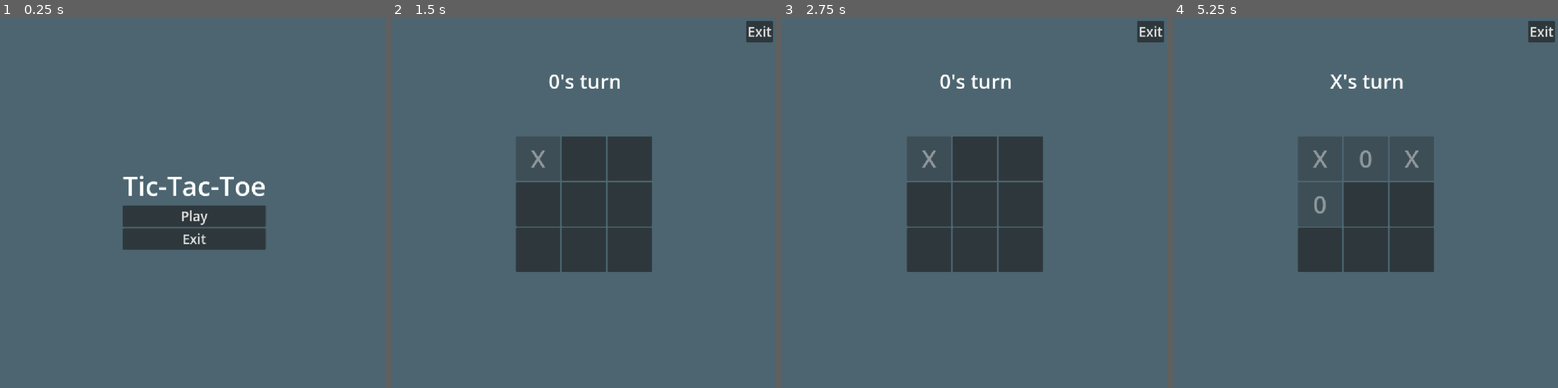
Above: before the commit, frames 1-4 (left to right).
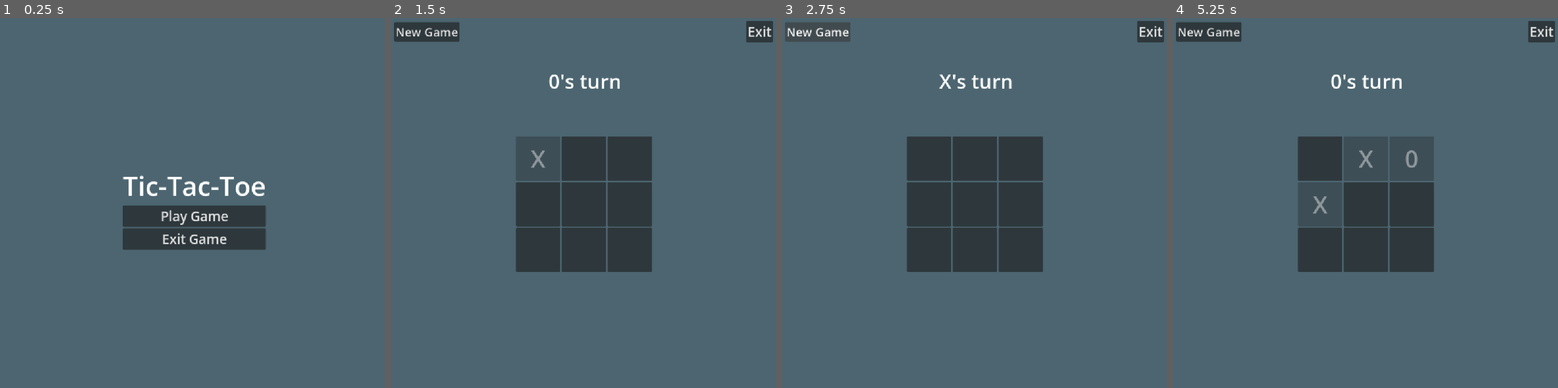
Above: after the commit, the same moments.

Repository: ankit-suman-07/GODOT_TicTacToe
Game: Godot game, scene res://scenes/main_menu.tscn
The game is run twice, just before and just after one commit, with the same random seed, the same clock (stepped at 60 frames per second) and the same inputs.
Inputs (mouse positions are in pixels of both pictures, inside the frame that each line leads up to):
- Up to frame 1 (0.25 s): no input
- Up to frame 2 (1.5 s): click "Play" (after the commit: "Play Game") at 0.5 s; click (537, 158) at 1.25 s
- Up to frame 3 (2.75 s): click (816, 32) at 2 s, where only the run after the commit has a clickable "New Game"
- Up to frame 4 (5.25 s): click (1207, 32) at 2.75 s, where only the run after the commit has a clickable "New Game"; click (1365, 158) at 3.5 s; click (1411, 158) at 4.25 s; click (1319, 203) at 5 s

The runs differ from the first frame. In frame 1, 0.5% of the frame differs, in the area x 41-60%, y 51-62%; in frame 2, 0.9%; in frame 3, 2.5%; in frame 4, 2.8%, in the area x 0-64%, y 1-53%.

Commit message:
Add font credit

Diff:
--- a/scenes/main_game_scene.tscn
+++ b/scenes/main_game_scene.tscn
@@ -144,6 +144,17 @@
 theme_override_font_sizes/font_size = 36
 text = "Exit"
 
+[node name="VBoxContainer3" type="VBoxContainer" parent="." unique_id=2024997112]
+offset_left = 22.0
+offset_top = 34.0
+offset_right = 199.0
+offset_bottom = 87.0
+
+[node name="NewGameBtn" type="Button" parent="VBoxContainer3" unique_id=1709312352]
+layout_mode = 2
+theme_override_font_sizes/font_size = 32
+text = "New Game"
+
 [node name="VBoxContainer2" type="VBoxContainer" parent="." unique_id=1239728750]
 offset_left = 470.0
 offset_top = 960.0
@@ -156,4 +167,5 @@
 text = "Restart"
 
 [connection signal="pressed" from="VBoxContainer/ExitBtn" to="." method="_on_exit_btn_pressed"]
+[connection signal="pressed" from="VBoxContainer3/NewGameBtn" to="." method="_on_new_game_btn_pressed"]
 [connection signal="pressed" from="VBoxContainer2/RestartBtn" to="." method="_on_restart_btn_pressed"]
--- a/scenes/main_menu.tscn
+++ b/scenes/main_menu.tscn
@@ -32,13 +32,12 @@
 [node name="PlayBtn" type="Button" parent="CenterContainer/VBoxContainer" unique_id=2049886839]
 layout_mode = 2
 theme_override_font_sizes/font_size = 36
-text = "Play"
+text = "Play Game"
 
 [node name="ExitBtn" type="Button" parent="CenterContainer/VBoxContainer" unique_id=611771545]
 layout_mode = 2
 theme_override_font_sizes/font_size = 36
-text = "Exit
-"
+text = "Exit Game"
 
 [connection signal="pressed" from="CenterContainer/VBoxContainer/PlayBtn" to="." method="_on_play_btn_pressed"]
 [connection signal="pressed" from="CenterContainer/VBoxContainer/ExitBtn" to="." method="_on_exit_btn_pressed"]
--- a/scripts/main_game_script.gd
+++ b/scripts/main_game_script.gd
@@ -130,3 +130,7 @@
 
 func _on_restart_btn_pressed() -> void:
 	get_tree().reload_current_scene()
+
+
+func _on_new_game_btn_pressed() -> void:
+	get_tree().reload_current_scene()
--- a/scripts/main_menu.gd
+++ b/scripts/main_menu.gd
@@ -4,5 +4,10 @@
 	get_tree().change_scene_to_file("res://scenes/main_game_scene.tscn")
 
 
+
 func _on_exit_btn_pressed() -> void:
 	get_tree().quit()
+
+
+func _on_play_ai_pressed() -> void:
+	pass # Replace with function body.
Not shown, added: README.md
